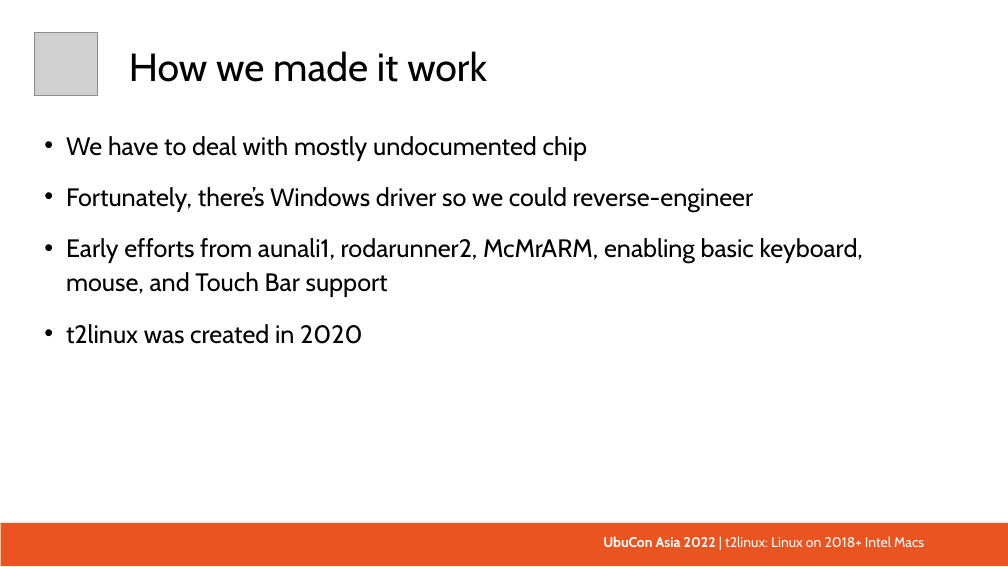
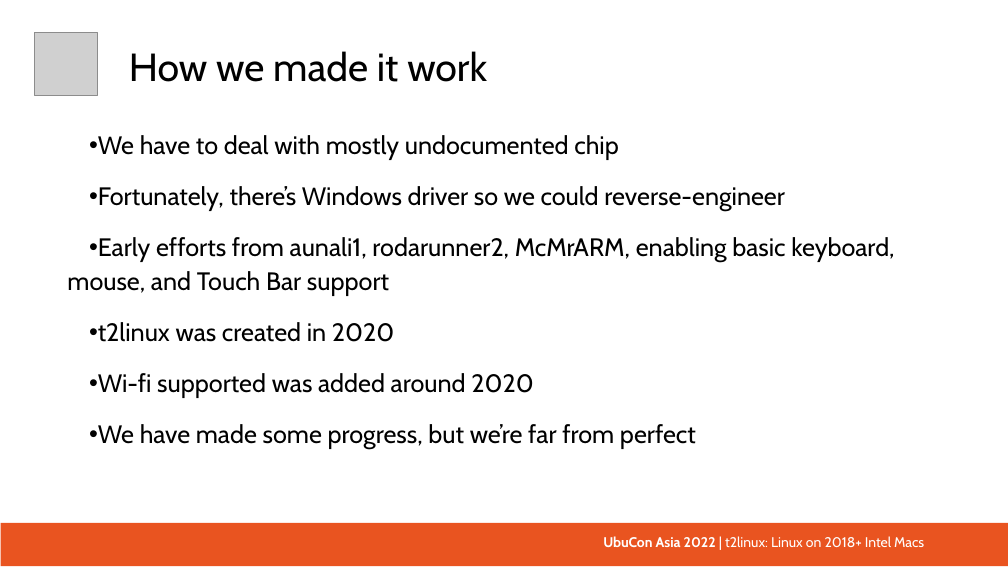
Before and after one commit to t2linux/ubucon-stuffs, a slide deck: slide 4 of t2linux presentation.odp. Drawn at 1008x567 pixels with LibreOffice and Linux fonts; fonts in the diff are those of the drawing; grey boxes stand for pictures. Boxes give left, top, right and bottom in pixels: in the first picture for what was removed or moved away, otherwise in the second. Text is boxed around its words. In the diff, an @@ line names an element or a change of style, - is before the commit and + after.

Commit message:
more stuff

```diff
--- a/t2linux presentation.odp
+++ b/t2linux presentation.odp
@@ text at [67, 135, 894, 342]: indent changed; line spacing 1.14 to 1.13 @@
@@ text at [98, 373, 696, 449]: paragraphs added @@
+• Wi-fi supported was added around 2020
+• We have made some progress, but we’re far from perfect
```
Also in this commit, not shown: 3 other slides changed, 1 slide added.
